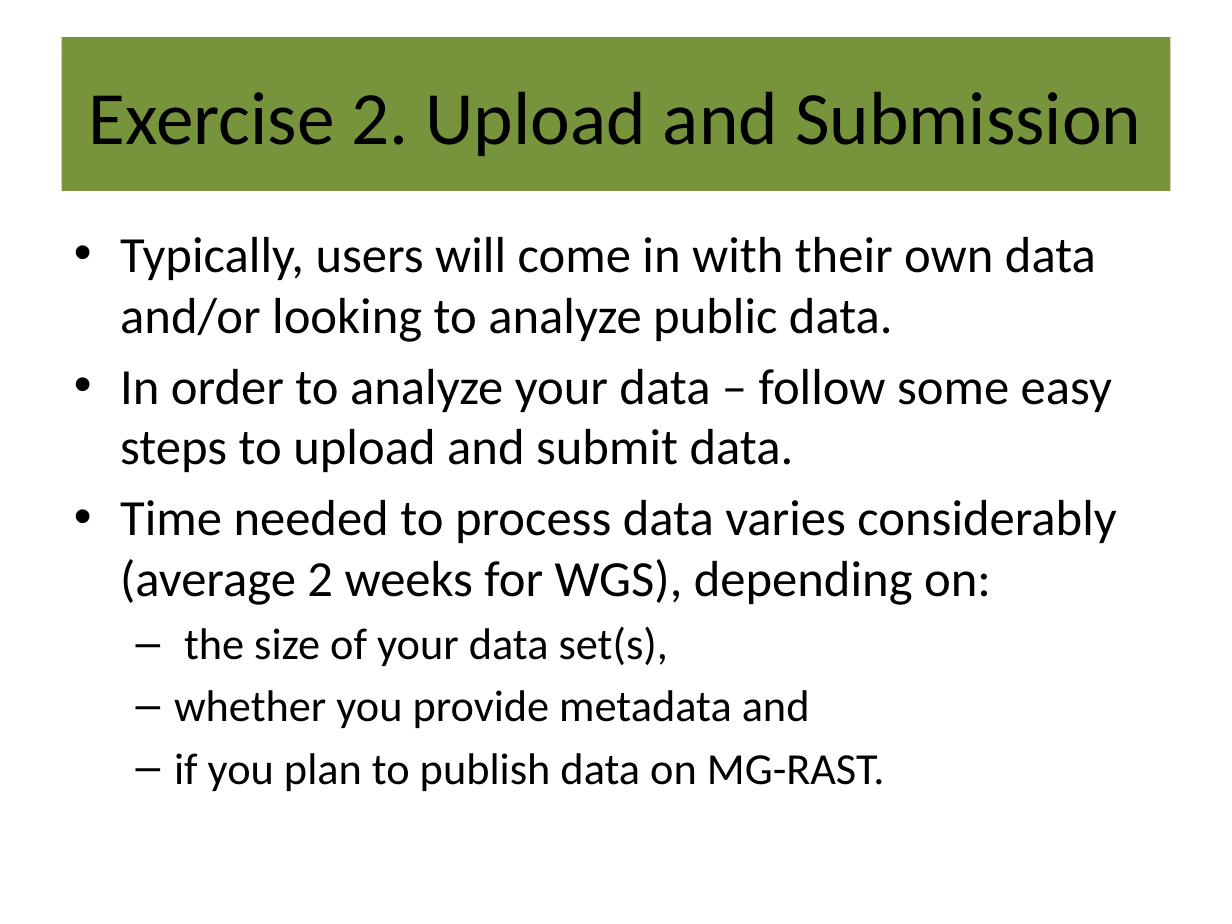
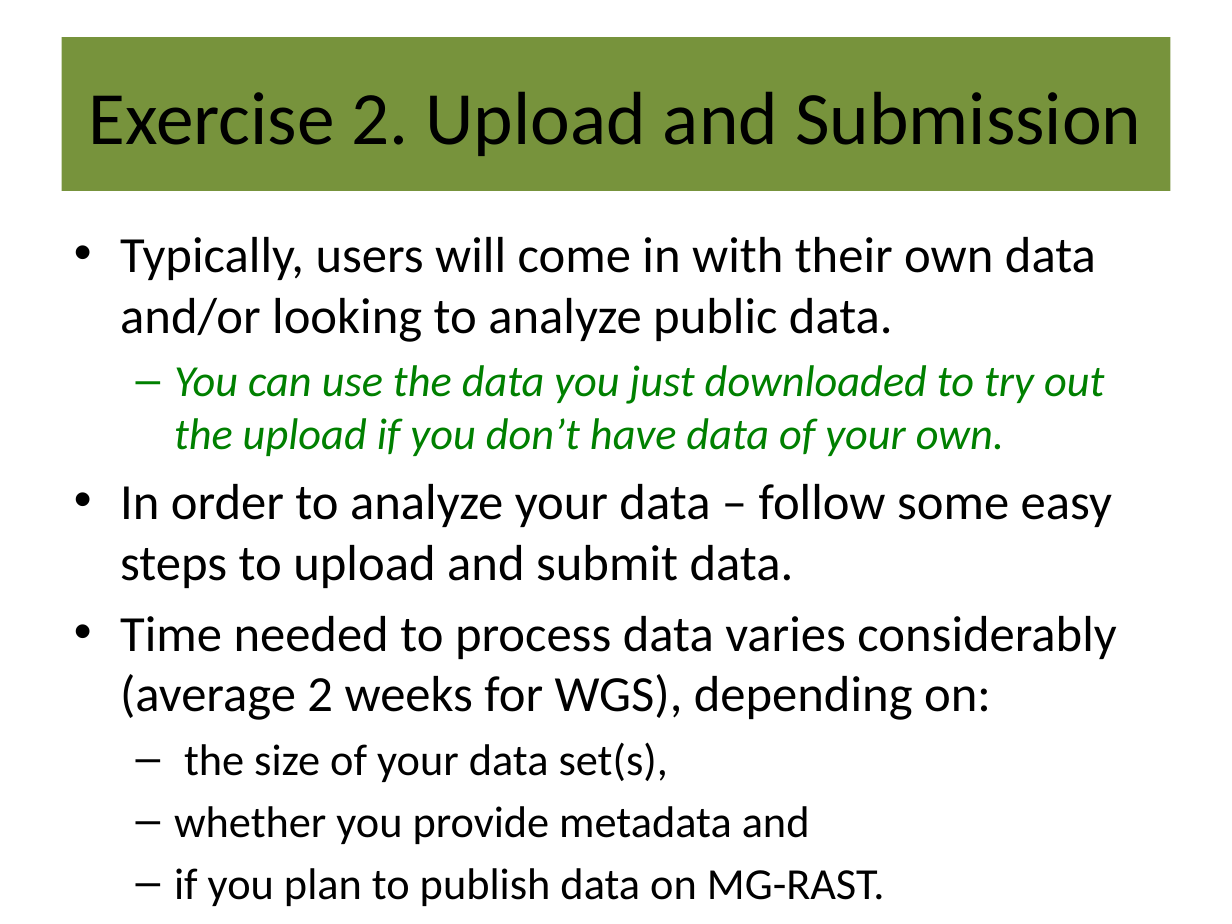
Before and after one commit to LuffyLuffy/MG-RAST-Tutorials, a slide deck: slide 17 of ui/MG-RAST_Class_v3.6.1.pptx (slide 16 before the commit). Drawn at 1232x924 pixels with LibreOffice and Linux fonts; fonts in the diff are those of the drawing. Boxes give left, top, right and bottom in pixels: in the first picture for what was removed or moved away, otherwise in the second. Text is boxed around its words. In the diff, an @@ line names an element or a change of style, - is before the commit and + after.

```diff
--- a/ui/MG-RAST_Class_v3.6.1.pptx
+++ b/ui/MG-RAST_Class_v3.6.1.pptx
@@ text at (174, 365, 1104, 456): paragraph added @@
+  – You can use the data you just downloaded to try out the upload if you don’t have data of your own.
```
Also in this commit, not shown: 13 other slides changed, 8 slides added, 2 slides removed.
